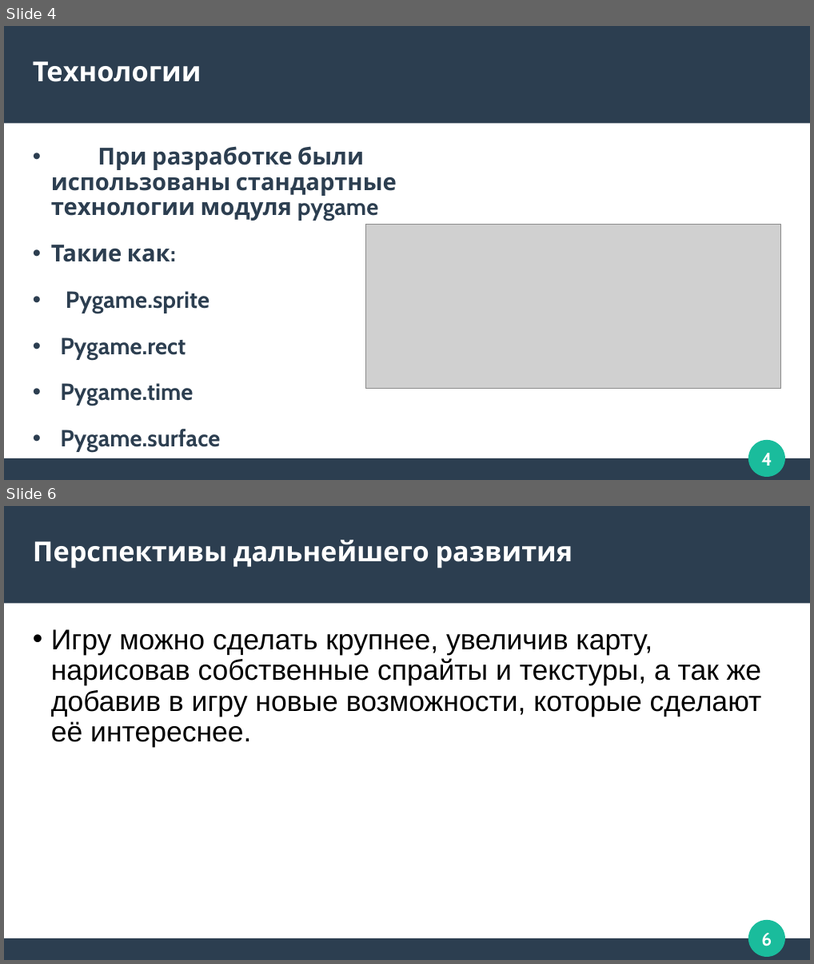
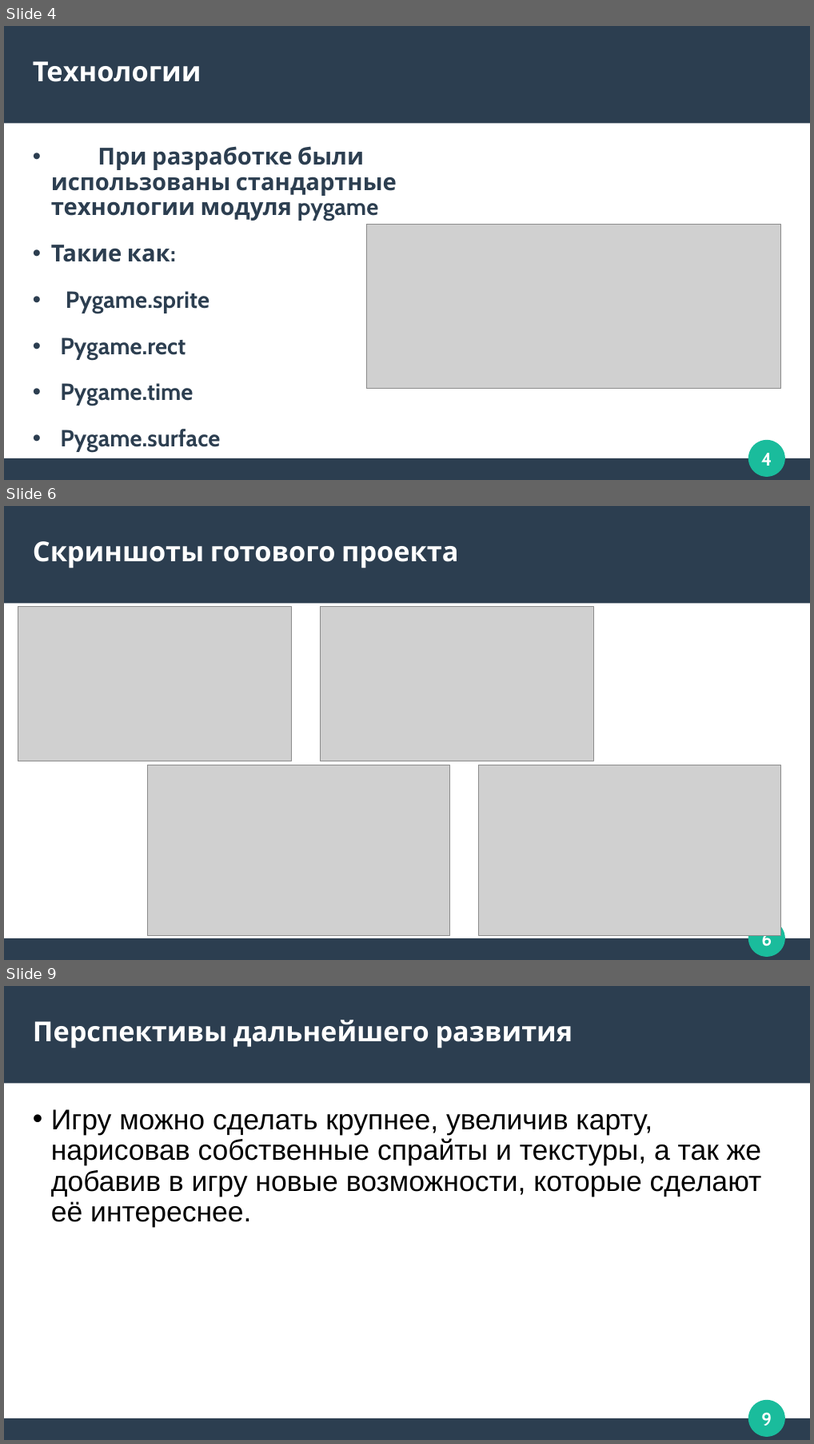
Before and after one commit to dast3rr/pygameproject_2DPlaformer, a slide deck: doc/презентация.pptx. Shown one above the other, each under a label of ours: slides 4 and 6 before the commit, slides 4, 6 and 9 after it; the slides between them are not shown. The pictures are 814x964 and 814x1444 pixels, drawn with LibreOffice and Linux fonts; fonts in the diff are those of the drawing; grey boxes stand for pictures. Boxes give left, top, right and bottom in pixels: in the first picture for what was removed or moved away, otherwise in the second. Text is boxed around its words. In the diff, an @@ line names an element or a change of style, - is before the commit and + after.

Commit message:
ВСЁ ГОТОВО

```diff
--- a/doc/презентация.pptx
+++ b/doc/презентация.pptx
@@ slide 6 added at (4,506,810,960), background #FFFFFF; not listed: 4 template elements that a slide beside it also shows @@
@@ title added at (33,541,458,568), 27 pt, text #FFFFFF, bold @@
+Скриншоты готового проекта
@@ picture added at (18,607,292,760) @@
@@ picture added at (321,607,594,760) @@
@@ picture added at (148,765,450,935) @@
@@ picture added at (480,765,782,935) @@
@@ what was slide 6 is now slide 9 @@
@@ page number at (762,1412,772,1425): text changed @@
-6
+9
```
Also in this commit, not shown: 3 slides changed, 2 other slides added.
